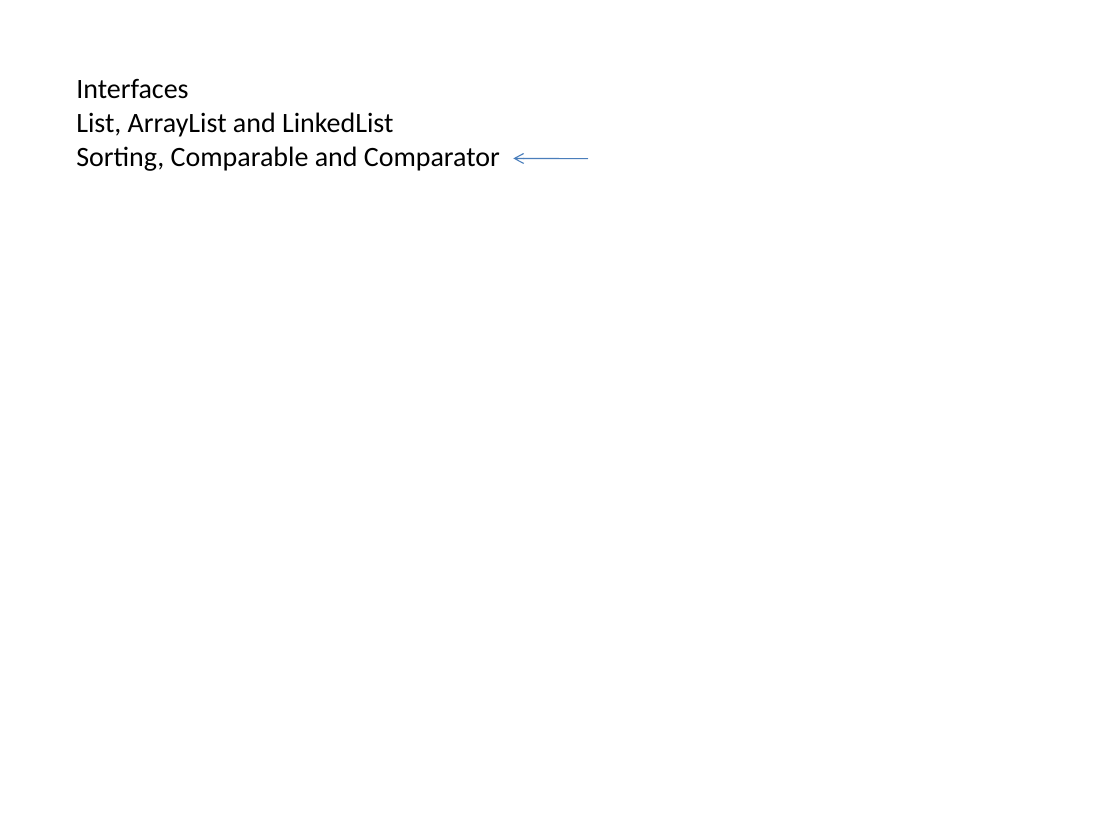
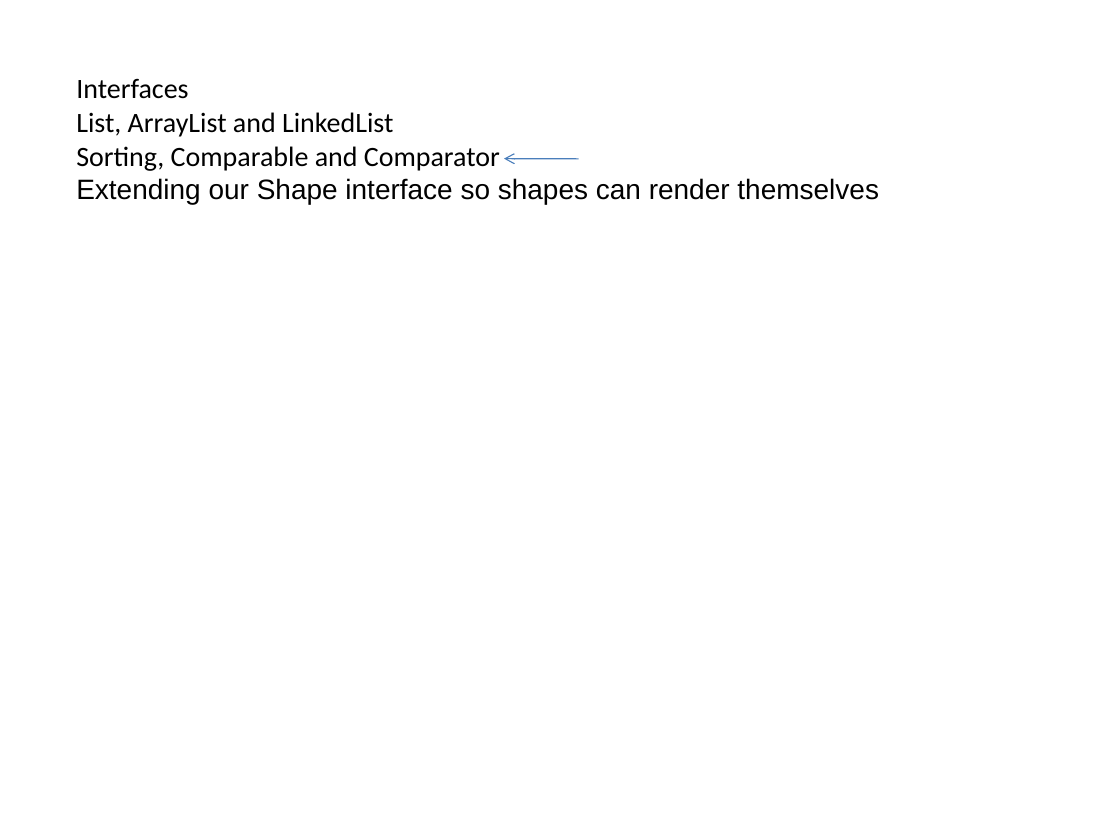
Before and after one commit to fodorclasses/fodorclasses.github.io, a slide deck: slide 22 of classes/prog2024/Prog3-Lecture07.pptx. Drawn at 1120x840 pixels with LibreOffice and Linux fonts; fonts in the diff are those of the drawing. Boxes give left, top, right and bottom in pixels: in the first picture for what was removed or moved away, otherwise in the second. Text is boxed around its words. In the diff, an @@ line names an element or a change of style, - is before the commit and + after.

Commit message:
extend lecture 7

```diff
--- a/classes/prog2024/Prog3-Lecture07.pptx
+++ b/classes/prog2024/Prog3-Lecture07.pptx
@@ text at <box>76,178,879,204</box>: paragraph added @@
+Extending our Shape interface so shapes can render themselves
@@ arrow moved from (588, 159) - (513, 158) to (579, 159) - (504, 159) @@
```
Also in this commit, not shown: 1 other slide changed, 8 slides added, 1 other file.
